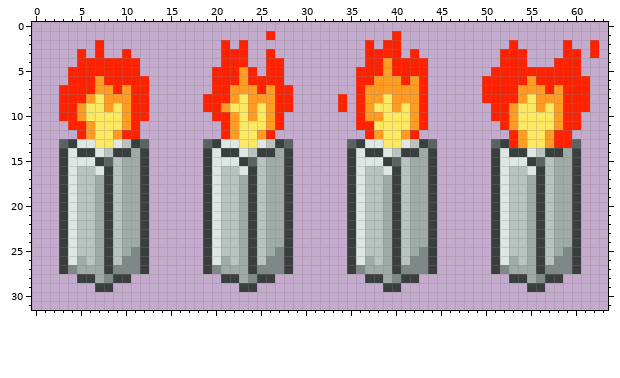
Pixel-art sprite: _Data/TorchStage.png. That is the earlier state.
The file is 64x32 pixels.
New version:
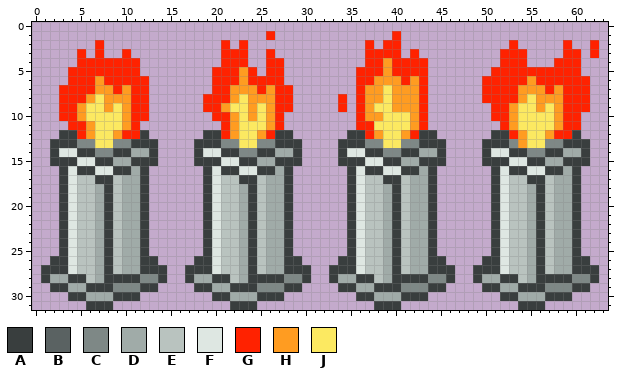
Palette (. is transparent): A #393e3e  B #5a6262  C #7e8886  D #a0aba8  E #b9c3bf  F #dee7e2  G #ff2200  H #ff9c21  J #fce961
What changed:
Colour A now appears in row 12 at x 3 to 4, 12, 19 to 20, 27 to 28, 35 to 36, 43 to 44, 51 to 52 and 60; in rows 13 to 15 at x 2, 13, 18, 29, 34, 45, 50 and 61; in row 26 at x 2, 13, 18, 29, 34, 45, 50 and 61; in row 27 at x 1 to 2, 13 to 14, 17 to 18, 29 to 30, 33 to 34, 45 to 46, 49 to 50 and 61 to 62; in row 28 at x 1, 4, 11, 14, 17, 20, 27, 30, 33, 36, 43, 46, 49, 52, 59 and 62; in row 29 at x 2 to 3, 6, 12 to 13, 18 to 19, 22, 28 to 29, 34 to 35, 38, 44 to 45, 50 to 51, 54 and 60 to 61.
Colour A now appears in row 30 at x 4 to 5, 9 to 11, 20 to 21, 25 to 27, 36 to 37, 41 to 43, 52 to 53 and 57 to 59; in row 31 at x 6 to 8, 22 to 24, 38 to 40 and 54 to 56.
The author changed colour B to colour A in row 13 at x 3, 12, 19, 28, 35, 44, 51 and 60; in row 15 at x 8, 24, 40 and 56.
The author changed colour C to colour A in row 28 at x 8, 24, 40 and 56.
The author changed colour D to colour A in row 15 at x 11, 27, 43 and 59; in row 16 at x 10, 26, 42 and 58; in row 17 at x 7, 23, 39 and 55.
The author changed colour E to colour A in row 16 at x 5 to 6, 9, 21 to 22, 25, 37 to 38, 41, 53 to 54 and 57.
The author changed colour F to colour A in row 15 at x 4, 20, 36 and 52.
The author changed colour G to colour A in row 13 at x 59.
Colour C now appears in row 28 at x 12 to 13, 28 to 29, 44 to 45 and 60 to 61; in row 29 at x 9 to 11, 25 to 27, 41 to 43 and 57 to 59.
The author changed colour E to colour C in row 13 at x 10, 26 and 42; in row 14 at x 8, 24, 40 and 56.
The author changed colour F to colour C in row 13 at x 5 to 6, 9, 21 to 22, 25, 37 to 38 and 41; in row 14 at x 7, 23, 39 and 55.
The author changed colour G to colour C in row 13 at x 53 and 58.
The author changed colour H to colour C in row 13 at x 57.
Colour D now appears in row 28 at x 2 to 3, 18 to 19, 34 to 35 and 50 to 51; in row 29 at x 4 to 5, 20 to 21, 36 to 37 and 52 to 53; in row 30 at x 6 to 8, 22 to 24, 38 to 40 and 54 to 56.
The author changed colour A to colour D in row 14 at x 12, 28, 44 and 60.
The author changed colour C to colour D in row 25 at x 11, 27, 43 and 59; in rows 26 to 27 at x 10 to 11, 26 to 27, 42 to 43 and 58 to 59.
The author changed colour E to colour D in row 15 at x 9, 25, 41 and 57.
The author changed colour A to colour E in row 28 at x 6, 22, 38 and 54.
The author changed colour C to colour E in row 27 at x 9, 25, 41 and 57.
The author changed colour D to colour E in row 26 at x 5, 21, 37 and 53; in row 27 at x 5 to 6, 21 to 22, 37 to 38 and 53 to 54.
The author changed colour A to colour F in row 14 at x 3, 19, 35 and 51; in row 16 at x 8, 24, 40 and 56.
The author changed colour C to colour F in row 27 at x 4, 20, 36 and 52.
The author changed colour J to colour H in row 9 at x 41.
The author changed colour H to colour J in row 7 at x 39.
Where, in picture pixels (left, top, right, bottom), the same in both pictures:
changed: (338, 85, 590, 184)
changed: (50, 130, 158, 184)
changed: (194, 130, 302, 184)
changed: (41, 247, 599, 310)
